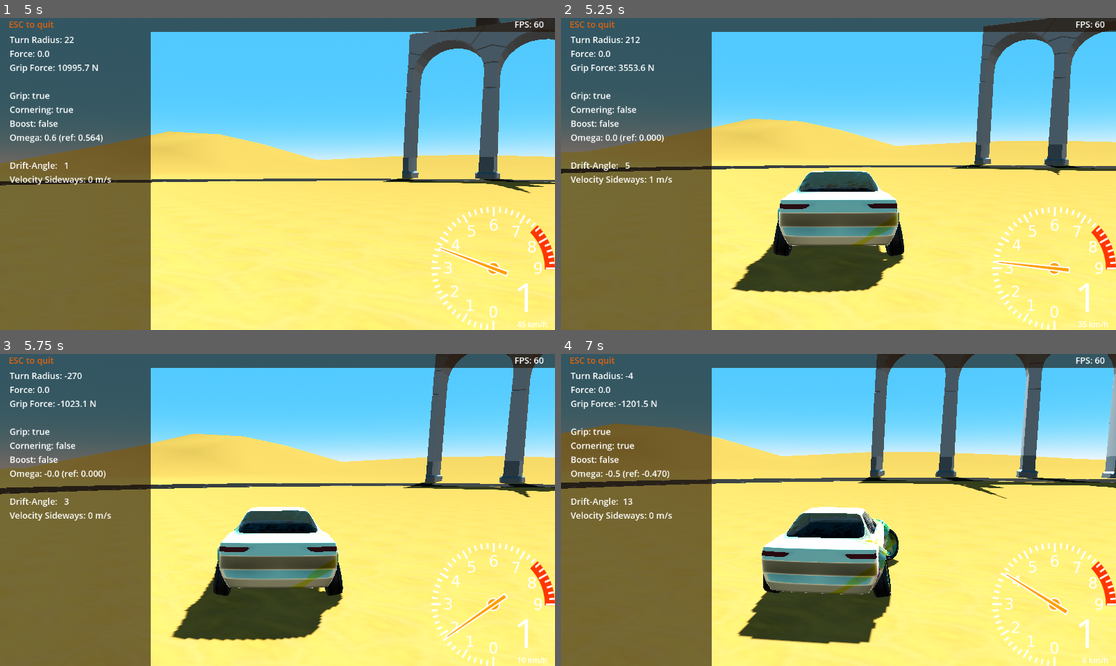
Above: before the commit, frames 1-4 (two rows, left to right).
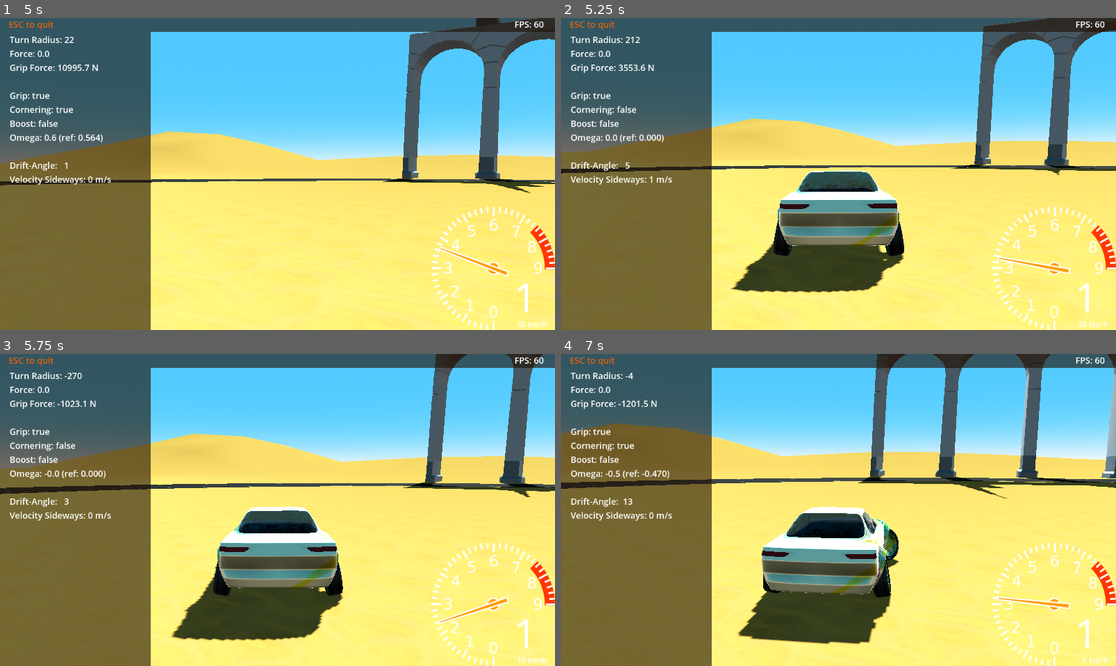
Above: after the commit, the same moments.

Repository: tomaga-dev/DriftCarG4
Game: Godot game, scene res://Scenes/Start.tscn
Same seed, same stepped clock (60 frames per second), same inputs: the game is played once before the commit and once after it.
Inputs:
- Up to frame 1 (5 s): hold Right (controller_right) 0.53-1.28 s; tap C (controller_camera) at 0.6, 2.85 s; hold Down (controller_brake) 1.28-2.03 s; tap Space (controller_camera_rotate) at 1.35, 2.75, 3.6 s; tap Enter at 2 s; hold Right (controller_right) 2.03-2.78 s; hold Shift (controller_declutch) 2.03-2.78 s; hold Up (controller_accelerate) 2.78-3.53 s; hold Left (controller_left) from 3.53 s (still down); tap Shift (controller_declutch) at 4.35 s
- Up to frame 2 (5.25 s): release Left (controller_left) at 5.03 s; hold Down (controller_brake) from 5.03 s (still down); tap C (controller_camera) at 5.1 s
- Up to frame 3 (5.75 s): keep holding Down (controller_brake)
- Up to frame 4 (7 s): release Down (controller_brake) at 5.78 s; hold Right (controller_right) 5.78-6.53 s; tap Space (controller_camera_rotate) at 5.85 s; hold Up (controller_accelerate) from 6.53 s (still down); hold Shift (controller_declutch) from 6.53 s (still down)

Frame 1 is identical in both runs. In frame 2, 0.2% of the frame differs, in the area x 78-92%, y 76-83%; in frame 3, 0.4%; in frame 4, 0.4%, in the area x 78-92%, y 69-84%.

Commit message:
Revving up didn't work correctly when rev_normalized_max was set

Diff:
--- a/Drift Car/Scenes/VehicleController/Motor/Motor.gd
+++ b/Drift Car/Scenes/VehicleController/Motor/Motor.gd
@@ -37,13 +37,13 @@
 		var drift_angle: float = rad_to_deg(car.vehicle_state.drift_angle_measurement)
 		var is_drifting: bool = drift_angle < -drift_angle_max || drift_angle > drift_angle_max
 		if is_drifting || !has_grip:
-			speed_now += speed_delta
+			speed_now += speed_delta * rev_normalized_max
 		else:
 			speed_now = speed
 		if speed_now > v_cut_off && cut_off:
 			speed_now = v_cut_off
 	else:
-		speed_now -= 0.4 * speed_delta
+		speed_now -= 0.4 * speed_delta * rev_normalized_max
 		if speed_now < speed:
 			speed_now = speed
 
